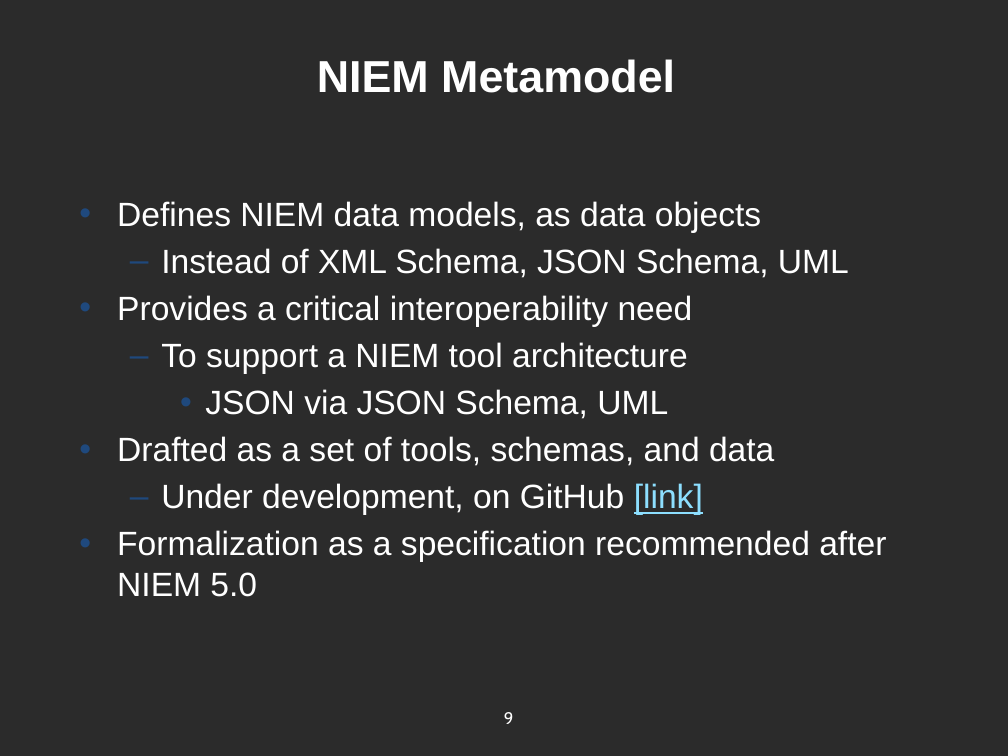
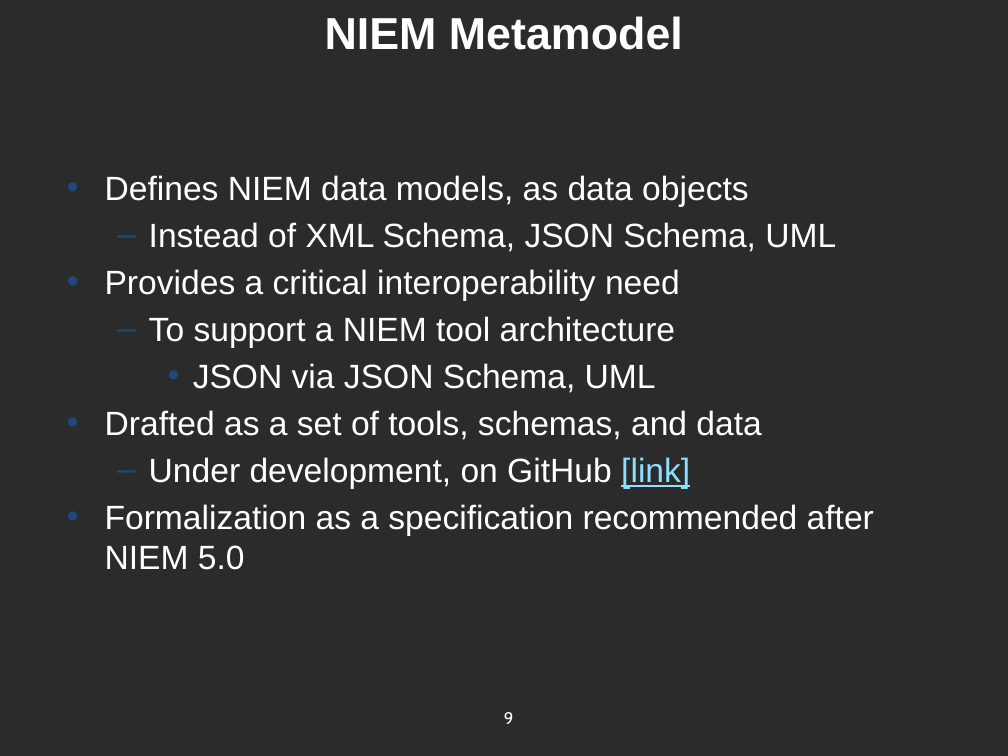
Before and after one commit to NIEM/NIEM-Annual-Meetings, a slide deck: slide 9 of day 3/1245 NIEM Technical Specifications.pptx. Drawn at 1008x756 pixels with LibreOffice and Linux fonts; fonts in the diff are those of the drawing; background and template pictures are left out; a plain dark background stands for a picture behind light text. Boxes give left, top, right and bottom in pixels: in the first picture for what was removed or moved away, otherwise in the second. Text is boxed around its words. In the diff, an @@ line names an element or a change of style, - is before the commit and + after.

Commit message:
Made text update for Scott Renner

```diff
--- a/day 3/1245 NIEM Technical Specifications.pptx
+++ b/day 3/1245 NIEM Technical Specifications.pptx
@@ title "NIEM Metamodel": place and size @@
-title "NIEM Metamodel" at [317,59,675,93]
+title "NIEM Metamodel" at [325,16,683,50]
@@ text "Defines NIEM data models, as ...": place and size @@
-text "Defines NIEM data models, as ..." at [117,201,886,597]
+text "Defines NIEM data models, as ..." at [105,175,874,570]
```
Also in this commit, not shown: 8 other slides changed.
